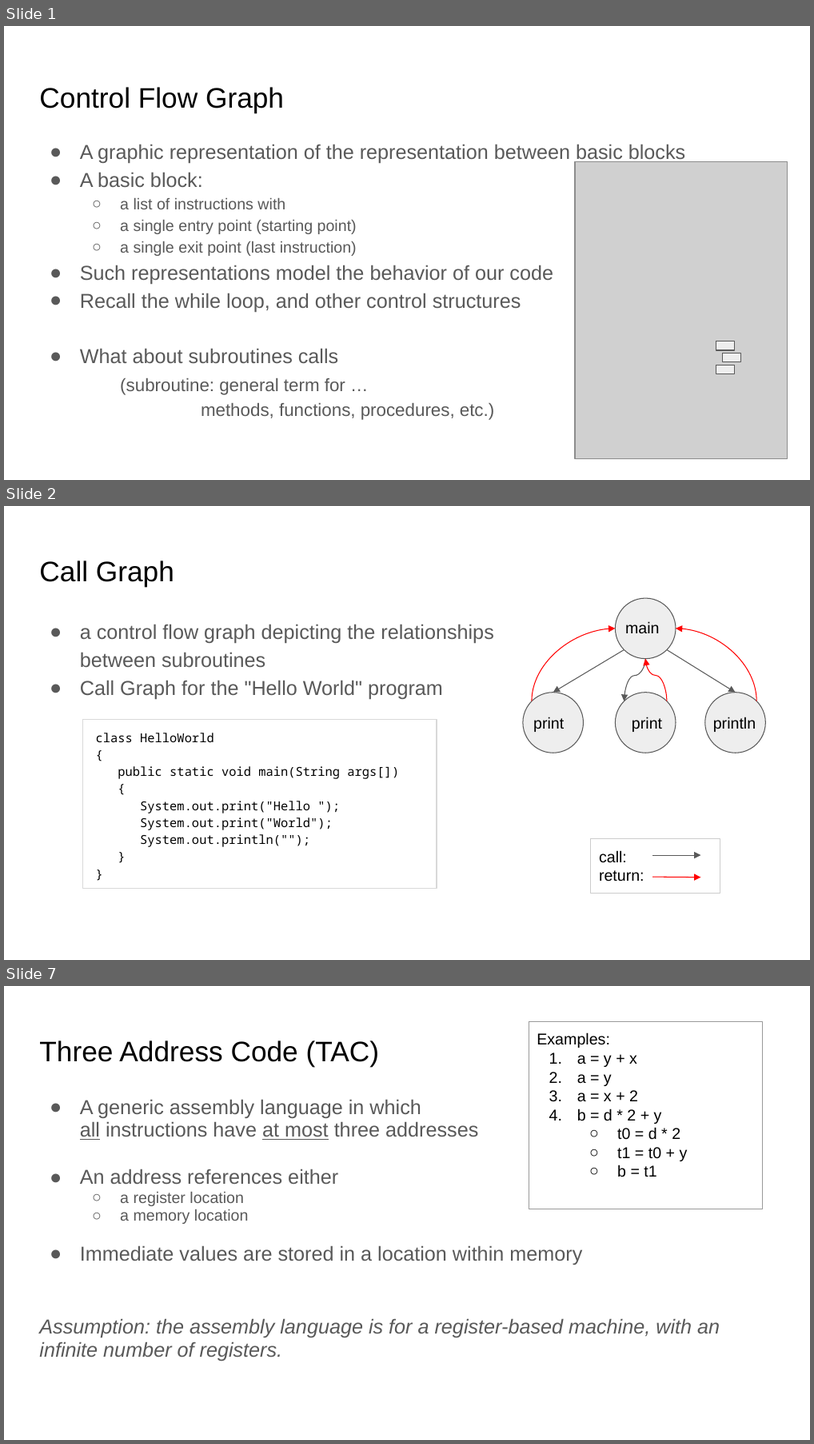
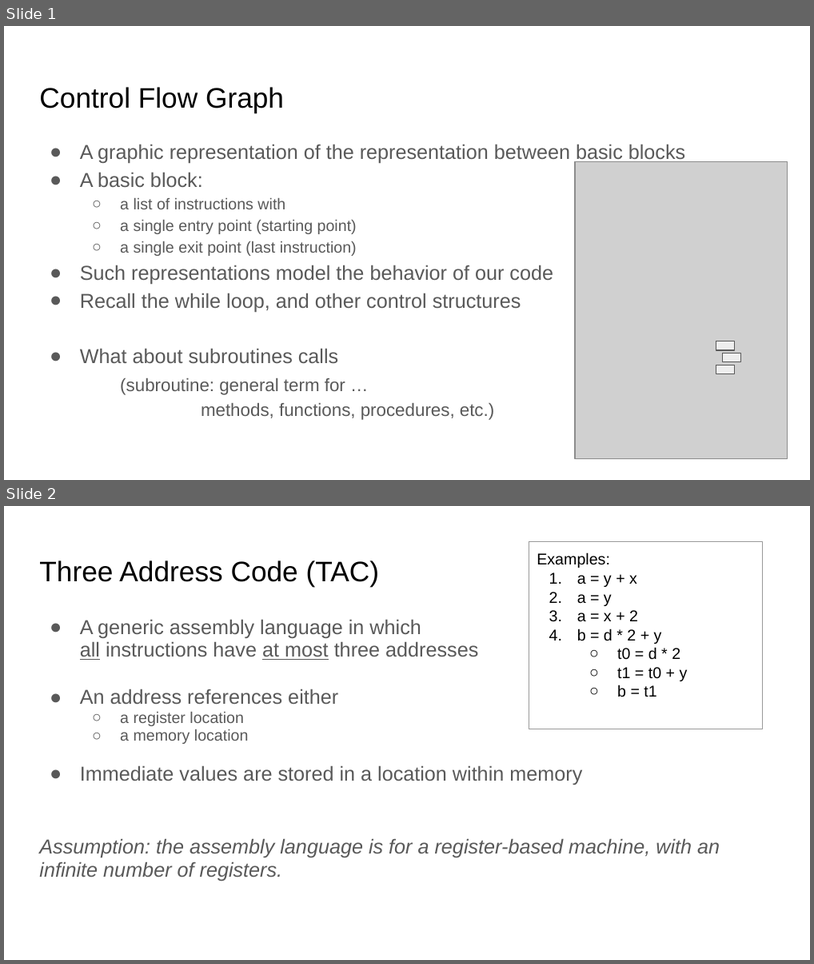
Before and after one commit to COMP122/comp122-f24, a slide deck: assembly-programming/slide_presentations/.hidden/Intro to Control Flow.pptx. Shown one above the other, each under a label of ours: slides 1, 2 and 7 before the commit, slides 1 and 2 after it; the slides between them are not shown. The pictures are 814x1444 and 814x964 pixels, drawn with LibreOffice and Linux fonts; fonts in the diff are those of the drawing; grey boxes stand for pictures. Boxes give left, top, right and bottom in pixels: in the first picture for what was removed or moved away, otherwise in the second. Text is boxed around its words. In the diff, an @@ line names an element or a change of style, - is before the commit and + after.

Commit message:
updates to slides

```diff
--- a/assembly-programming/slide_presentations/.hidden/Intro to Control Flow.pptx
+++ b/assembly-programming/slide_presentations/.hidden/Intro to Control Flow.pptx
@@ slide 2 removed at [4,506,810,960], background #FFFFFF @@
@@ title removed at [39,560,174,586] @@
-Call Graph
@@ ellipse removed at [615,598,676,659] @@
@@ text removed at [80,624,494,699] @@
-● a control flow graph depicting the relationships
-  between subroutines
-● Call Graph for the "Hello World" program
@@ text removed at [626,621,660,633] @@
-main
@@ curved arrow removed from (532, 701) to (615, 628) @@
@@ arrow removed from (624, 649) to (553, 692) @@
@@ arrow removed from (667, 649) to (735, 692) @@
@@ curved arrow removed from (757, 701) to (676, 628) @@
@@ curved arrow removed from (646, 659) to (624, 701) @@
@@ curved arrow removed from (667, 701) to (646, 659) @@
@@ ellipse removed at [523,692,584,752] @@
@@ ellipse removed at [615,692,676,752] @@
@@ ellipse removed at [706,692,766,752] @@
@@ rectangle removed at [83,720,437,888] @@
-class HelloWorld
-{
-public static void main(String args[])
-{
-System.out.print("Hello ");
-System.out.print("World");
-System.out.println("");
-}
-}
@@ text removed at [534,716,564,732] @@
-print
@@ text removed at [632,716,662,732] @@
-print
@@ text removed at [714,716,756,732] @@
-println
@@ rectangle removed at [591,838,720,892] @@
-call:
-return:
@@ arrow removed from (653, 855) to (702, 855) @@
@@ arrow removed from (653, 876) to (702, 877) @@
@@ what was slide 7 is now slide 2 @@
```
Also in this commit, not shown: 5 other slides removed, 3 other files.
